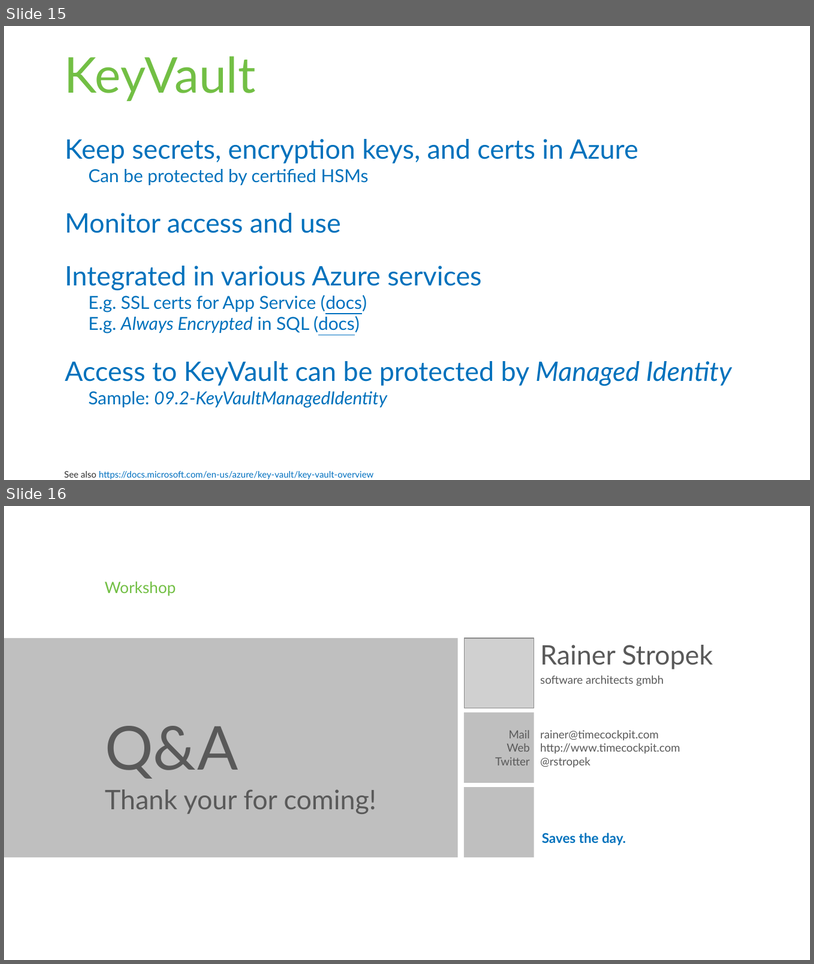
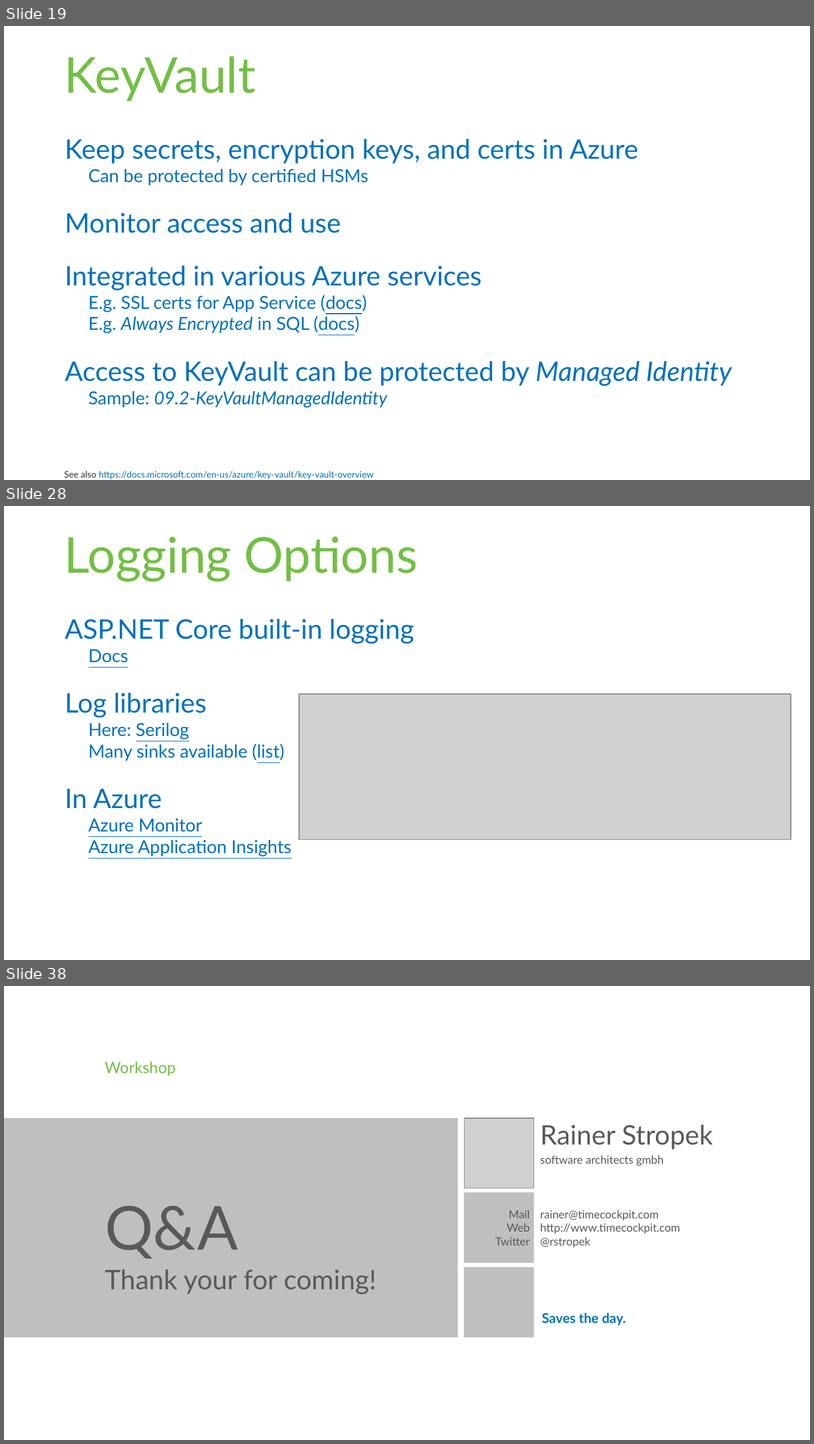
Before and after one commit to rstropek/SecureCodingDotNet, a slide deck: Slides/Secure-Coding-Dot-Net.pptx. Shown one above the other, each under a label of ours: slides 15 and 16 before the commit, slides 19, 28 and 38 after it; the slides between them are not shown. The pictures are 814x964 and 814x1444 pixels, drawn with LibreOffice and Linux fonts; fonts in the diff are those of the drawing; grey boxes stand for pictures; background and template pictures are left out. Boxes give left, top, right and bottom in pixels: in the first picture for what was removed or moved away, otherwise in the second. Text is boxed around its words. In the diff, an @@ line names an element or a change of style, - is before the commit and + after.

```diff
--- a/Slides/Secure-Coding-Dot-Net.pptx
+++ b/Slides/Secure-Coding-Dot-Net.pptx
@@ slide 28 added at [4, 506, 810, 960], background #FFFFFF @@
@@ title added at [64, 537, 418, 582], 44 pt, text #72BF44 @@
+Logging Options
@@ text added at [65, 619, 414, 856], 16 pt, text #0071BC @@
+ASP.NET Core built-in logging
+  Docs
+Log libraries
+  Here: Serilog
+  Many sinks available (list)
+In Azure
+  Azure Monitor
+  Azure Application Insights
@@ picture added at [299, 694, 791, 839] @@
@@ what was slide 15 is now slide 19 @@
@@ what was slide 16 is now slide 38 @@
```
Also in this commit, not shown: 1 slide changed, 22 other slides added, 1 slide removed, 1 other file.
